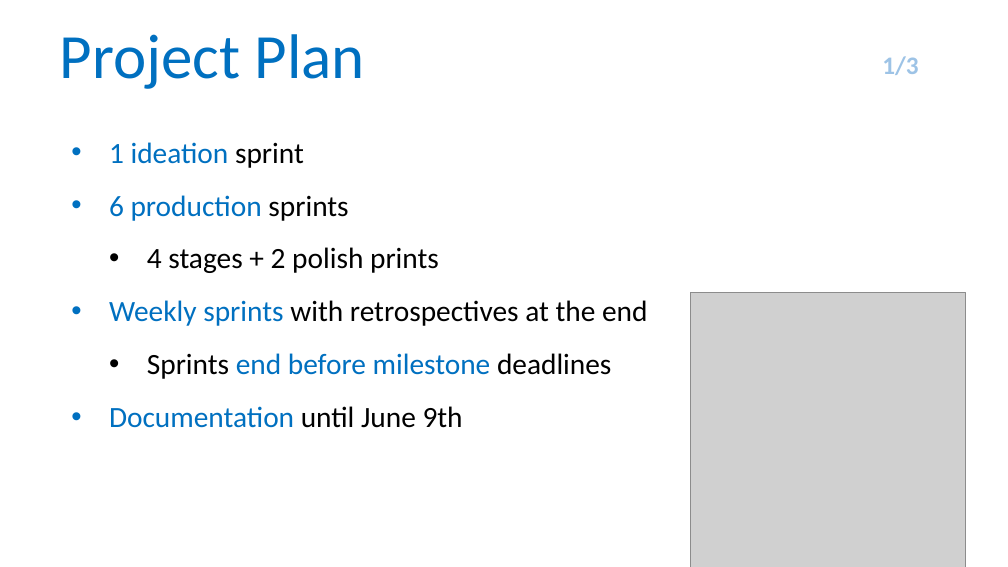
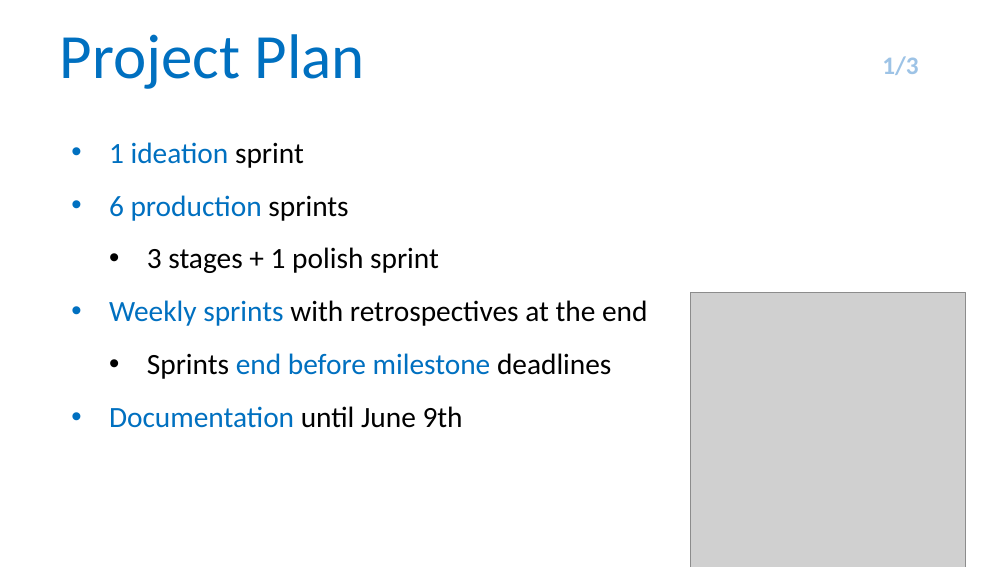
Before and after one commit to CountOneTwo/LevelWithMe, a slide deck: slide 1 of _OTHER FILES/Organization/Project Plan/Project Plan.pptx. Drawn at 1008x567 pixels with LibreOffice and Linux fonts; fonts in the diff are those of the drawing; grey boxes stand for pictures. Boxes give left, top, right and bottom in pixels: in the first picture for what was removed or moved away, otherwise in the second. Text is boxed around its words. In the diff, an @@ line names an element or a change of style, - is before the commit and + after.

```diff
--- a/_OTHER FILES/Organization/Project Plan/Project Plan.pptx
+++ b/_OTHER FILES/Organization/Project Plan/Project Plan.pptx
@@ text at [147,247,439,273]: text changed @@
-  • 4 stages + 2 polish prints
+  • 3 stages + 1 polish sprint
```
Also in this commit, not shown: 3 other files.
